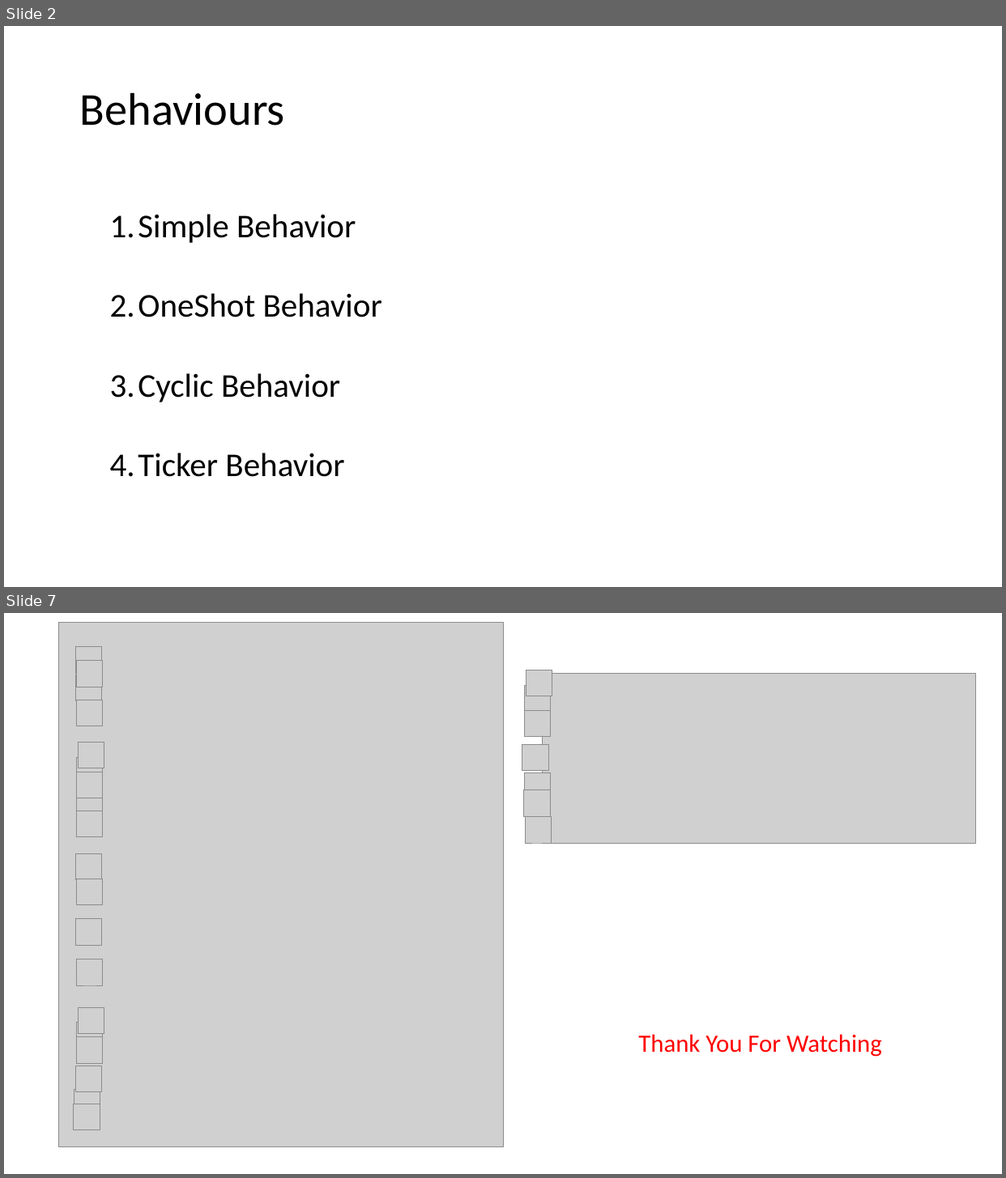
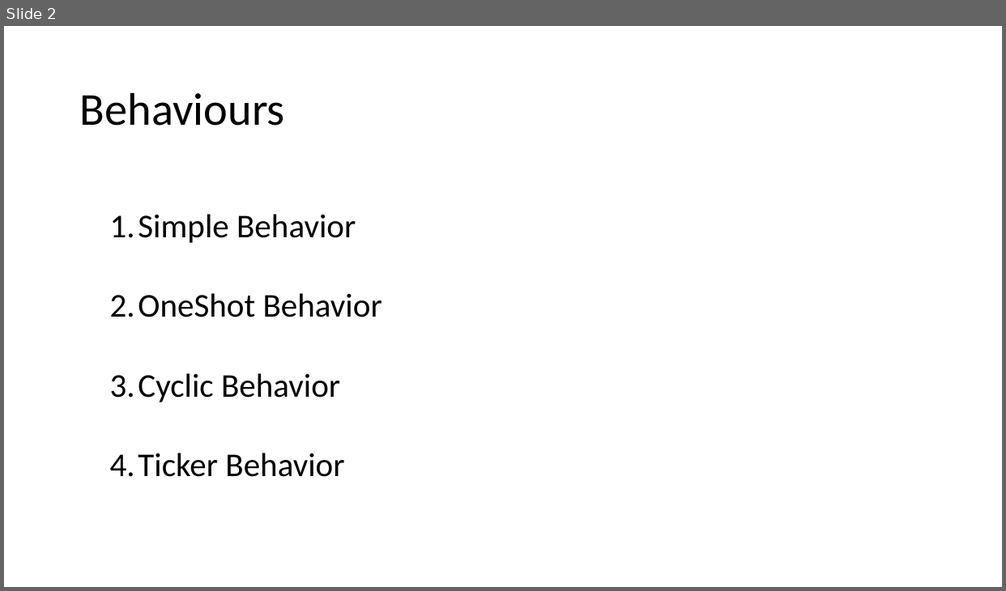
Before and after one commit to moein99/SENG696-Research-MatchMaking, a slide deck: documents/Assignment3_Demo.pptx. Shown one above the other, each under a label of ours: slides 2 and 7 before the commit, slide 2 after it; the slides between them are not shown. The pictures are 1006x1178 and 1006x591 pixels, drawn with LibreOffice and Linux fonts; fonts in the diff are those of the drawing; grey boxes stand for pictures. Boxes give left, top, right and bottom in pixels: in the first picture for what was removed or moved away, otherwise in the second. Text is boxed around its words. In the diff, an @@ line names an element or a change of style, - is before the commit and + after.

```diff
--- a/documents/Assignment3_Demo.pptx
+++ b/documents/Assignment3_Demo.pptx
@@ slide 7 removed at <box>4,613,1002,1174</box>, background #FFFFFF @@
@@ picture removed at <box>58,623,503,1148</box> @@
@@ picture removed at <box>76,647,102,673</box> @@
@@ picture removed at <box>77,661,103,687</box> @@
@@ picture removed at <box>76,675,102,701</box> @@
@@ picture removed at <box>526,670,552,696</box> @@
@@ picture removed at <box>543,673,976,843</box> @@
@@ picture removed at <box>76,700,102,726</box> @@
@@ picture removed at <box>525,686,552,712</box> @@
@@ picture removed at <box>524,710,551,736</box> @@
@@ picture removed at <box>77,757,103,784</box> @@
@@ picture removed at <box>78,743,104,769</box> @@
@@ picture removed at <box>522,744,549,770</box> @@
@@ picture removed at <box>77,772,103,798</box> @@
@@ picture removed at <box>524,773,551,799</box> @@
@@ picture removed at <box>77,786,103,811</box> @@
@@ picture removed at <box>524,790,551,816</box> @@
@@ picture removed at <box>77,811,103,837</box> @@
@@ picture removed at <box>525,816,552,843</box> @@
@@ picture removed at <box>76,854,102,880</box> @@
@@ picture removed at <box>77,879,103,905</box> @@
@@ picture removed at <box>76,919,102,945</box> @@
@@ picture removed at <box>77,960,103,986</box> @@
@@ picture removed at <box>77,1023,103,1050</box> @@
@@ picture removed at <box>78,1008,104,1034</box> @@
@@ picture removed at <box>77,1037,103,1063</box> @@
@@ text removed at <box>638,1034,882,1057</box> @@
-Thank You For Watching
@@ picture removed at <box>76,1067,102,1093</box> @@
@@ picture removed at <box>74,1090,100,1116</box> @@
@@ picture removed at <box>74,1104,100,1131</box> @@
```
Also in this commit, not shown: 4 other slides removed, 1 other file.
